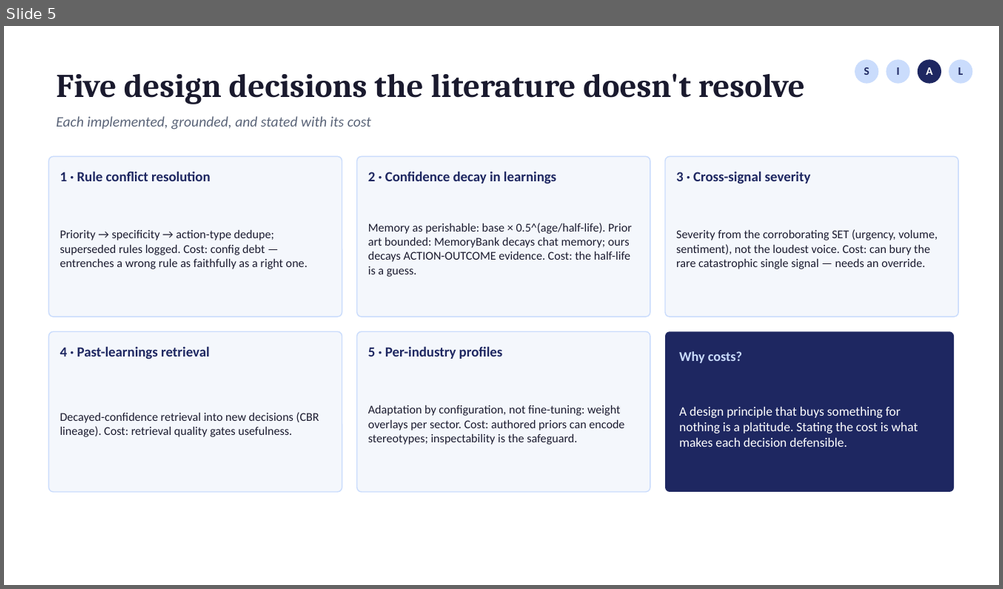
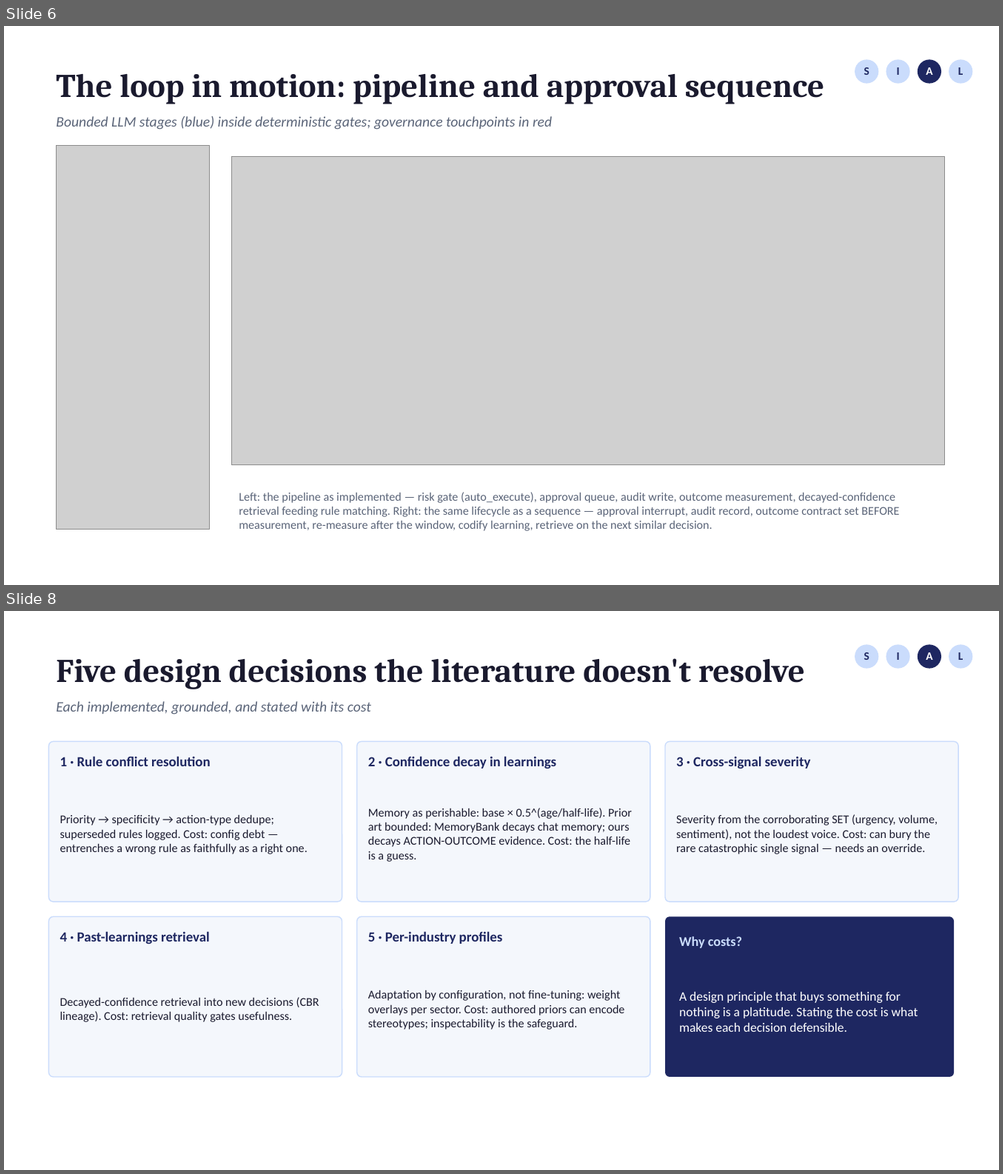
Before and after one commit to fogu13/CLARA, a slide deck: thesis/defense/defense_deck.pptx. Shown one above the other, each under a label of ours: slide 5 before the commit, slides 6 and 8 after it; the slides between them are not shown. The pictures are 1003x589 and 1003x1174 pixels, drawn with LibreOffice and Linux fonts; fonts in the diff are those of the drawing; grey boxes stand for pictures. Boxes give left, top, right and bottom in pixels: in the first picture for what was removed or moved away, otherwise in the second. Text is boxed around its words. In the diff, an @@ line names an element or a change of style, - is before the commit and + after.

```diff
--- a/thesis/defense/defense_deck.pptx
+++ b/thesis/defense/defense_deck.pptx
@@ slide 6 added at bbox=[4, 26, 999, 585], background #FFFFFF @@
@@ ellipse added at bbox=[854, 59, 879, 84], fill #CADCFC @@
@@ text added at bbox=[864, 67, 869, 75], 11 pt, text #1E2761, bold @@
+S
@@ ellipse added at bbox=[886, 59, 910, 84], fill #CADCFC @@
@@ text added at bbox=[896, 67, 899, 75], 11 pt, text #1E2761, bold @@
+I
@@ ellipse added at bbox=[917, 59, 941, 84], fill #1E2761 @@
@@ text added at bbox=[925, 67, 932, 75], 11 pt, text #FFFFFF, bold @@
+A
@@ ellipse added at bbox=[948, 59, 973, 84], fill #CADCFC @@
@@ text added at bbox=[958, 67, 962, 75], 11 pt, text #1E2761, bold @@
+L
@@ text added at bbox=[56, 74, 824, 104], 32 pt, text #1A1A2E, bold @@
+The loop in motion: pipeline and approval sequence
@@ text added at bbox=[56, 116, 552, 130], 14 pt, text #5A6478, italic @@
+Bounded LLM stages (blue) inside deterministic gates; governance touchpoints in red
@@ picture added at bbox=[57, 145, 209, 530] @@
@@ picture added at bbox=[232, 156, 944, 466] @@
@@ text added at bbox=[239, 492, 899, 531], 11.5 pt, text #5A6478 @@
+Left: the pipeline as implemented — risk gate (auto_execute), approval queue, audit write, outcome measurement, decayed-confidence retrieval feeding rule matching. Right: the same lifecycle as a sequence — approval interrupt, audit record, outcome contract set BEFORE measurement, re-measure after the window, codify learning, retrieve on the next similar decision.
@@ what was slide 5 is now slide 8 @@
```
Also in this commit, not shown: 5 slides changed, 4 other slides added, 15 other files.
